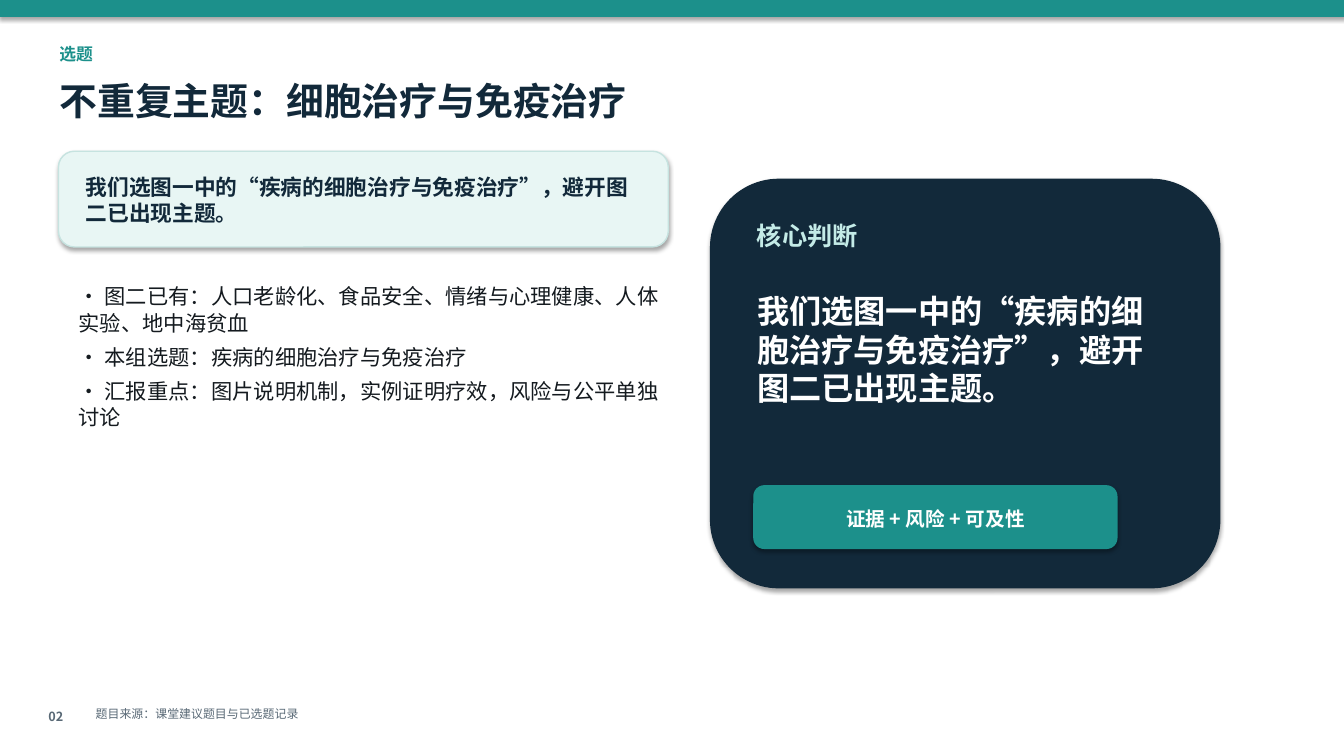
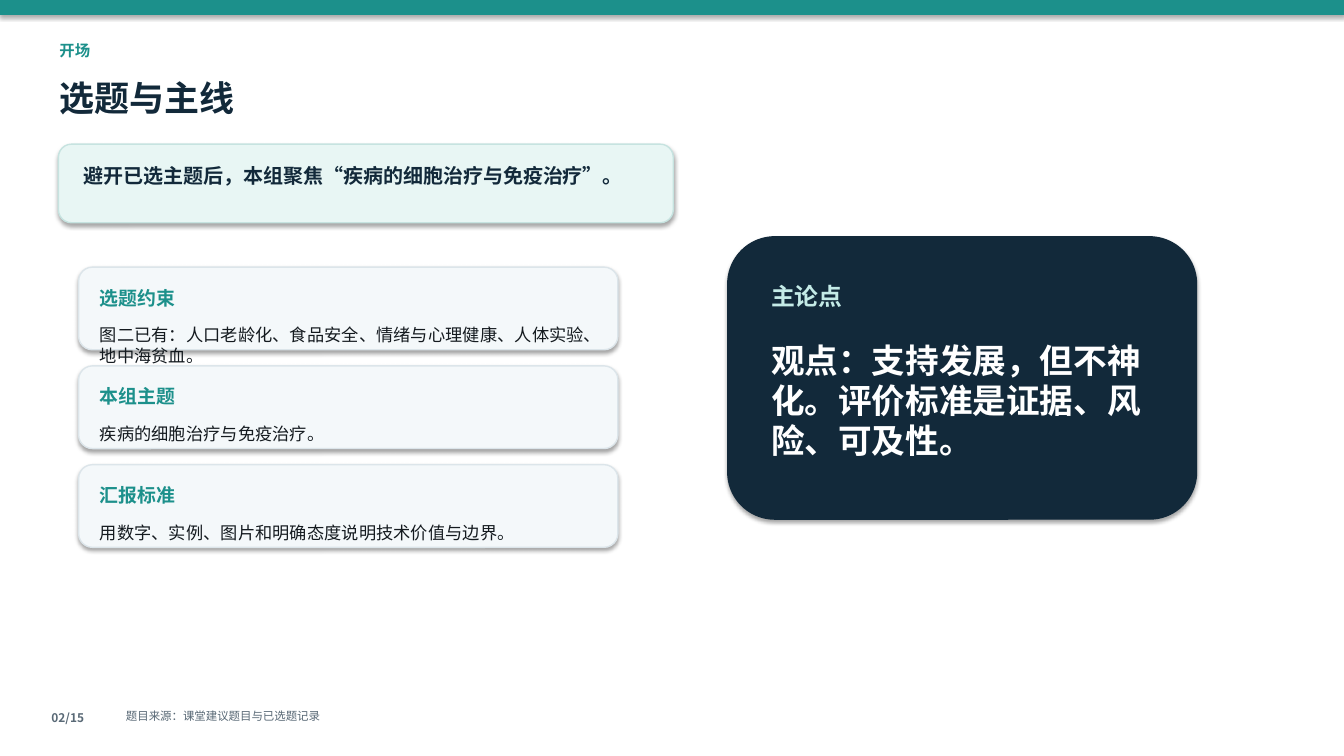
Before and after one commit to zdjc445/26Spring, a slide deck: slide 2 of 细胞治疗与免疫治疗/疾病的细胞治疗与免疫治疗.pptx. Drawn at 1344x756 pixels with LibreOffice and Linux fonts; fonts in the diff are those of the drawing. Boxes give left, top, right and bottom in pixels: in the first picture for what was removed or moved away, otherwise in the second. Text is boxed around its words. In the diff, an @@ line names an element or a change of style, - is before the commit and + after.

Commit message:
优化细胞治疗汇报PPT结构

```diff
--- a/细胞治疗与免疫治疗/疾病的细胞治疗与免疫治疗.pptx
+++ b/细胞治疗与免疫治疗/疾病的细胞治疗与免疫治疗.pptx
@@ text at (59,43,90,58): text changed; size 12 to 11 pt @@
-选题
+开场
@@ text at (59,81,234,114): text changed; size 27 to 25 pt @@
-不重复主题：细胞治疗与免疫治疗
+选题与主线
@@ rounded rectangle: place and size @@
-rounded rectangle at (58,151,668,247)
+rounded rectangle at (58,144,674,223)
@@ text at (84,166,623,186): text changed; size 15.5 to 14.3 pt @@
-我们选图一中的“疾病的细胞治疗与免疫治疗”，避开图二已出现主题。
+避开已选主题后，本组聚焦“疾病的细胞治疗与免疫治疗”。
@@ rounded rectangle: place and size @@
-rounded rectangle at (711,179,1220,588)
+rounded rectangle at (728,237,1197,519)
@@ text removed at (757,223,858,248) @@
-核心判断
@@ rounded rectangle added at (79,267,618,350), fill #F4F8FA, outline #DCE5EA 1 pt @@
@@ text added at (100,289,175,307), 13.5 pt, text #1C908B, bold @@
+选题约束
@@ text added at (771,284,842,307), 17 pt, text #C4EBE7, bold @@
+主论点
@@ text at (100,326,601,364): text changed; size 15.2 to 12.3 pt @@
-• 图二已有：人口老龄化、食品安全、情绪与心理健康、人体实验、地中海贫血
-• 本组选题：疾病的细胞治疗与免疫治疗
-• 汇报重点：图片说明机制，实例证明疗效，风险与公平单独讨论
+图二已有：人口老龄化、食品安全、情绪与心理健康、人体实验、地中海贫血。
@@ text added at (771,344,1141,456), 24 pt, text #FFFFFF, bold @@
+观点：支持发展，但不神化。评价标准是证据、风险、可及性。
@@ rounded rectangle added at (79,366,618,449), fill #F4F8FA, outline #DCE5EA 1 pt @@
@@ text added at (100,387,175,405), 13.5 pt, text #1C908B, bold @@
+本组主题
@@ text at (100,425,325,442): text changed; size 23 to 12.3 pt; text colour #FFFFFF to #141A1F; bold off @@
-我们选图一中的“疾病的细胞治疗与免疫治疗”，避开图二已出现主题。
+疾病的细胞治疗与免疫治疗。
@@ rounded rectangle added at (79,465,618,547), fill #F4F8FA, outline #DCE5EA 1 pt @@
@@ text added at (100,486,175,504), 13.5 pt, text #1C908B, bold @@
+汇报标准
@@ rounded rectangle removed at (754,486,1117,548) @@
@@ text removed at (846,509,1025,528) @@
-证据 + 风险 + 可及性
@@ text added at (100,524,515,541), 12.3 pt, text #141A1F @@
+用数字、实例、图片和明确态度说明技术价值与边界。
@@ text at (51,712,84,724): text changed; size 9 to 8.5 pt @@
-02
+02/15
@@ text "题目来源：课堂建议题目与已选题记录": place and size @@
-text "题目来源：课堂建议题目与已选题记录" at (96,708,299,719)
+text "题目来源：课堂建议题目与已选题记录" at (126,710,320,721)
@@ text "题目来源：课堂建议题目与已选题记录" at (126,710,320,721): size 8.5 to 8.2 pt @@
```
Also in this commit, not shown: 8 other slides changed, 6 slides added, 8 slides removed, 2 other files.
